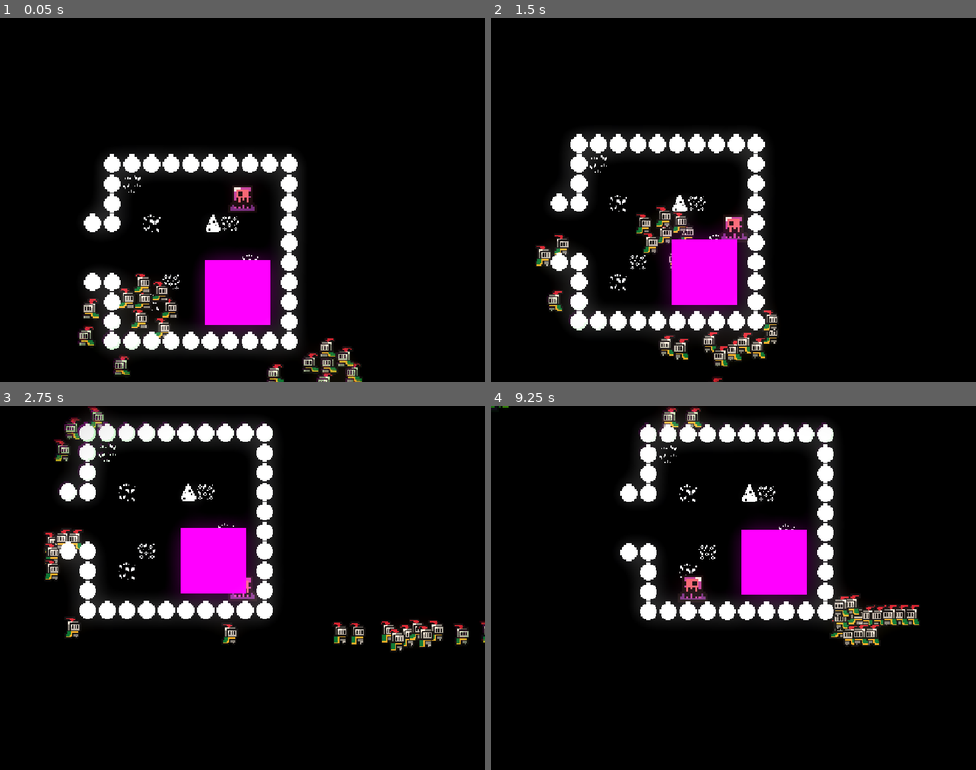
Above: before the commit, frames 1-4 (two rows, left to right).
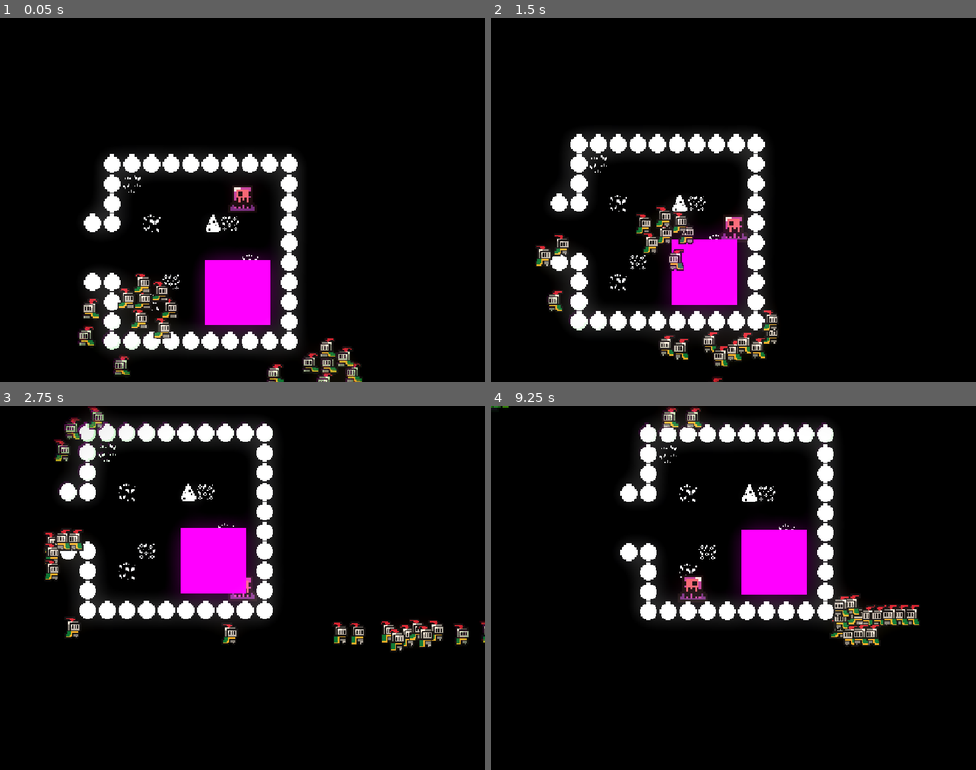
Above: after the commit, the same moments.

Repository: Octaniko/EnemyOfNone
Game: Godot game, scene res://scenes/world.tscn
The game is run twice, just before and just after one commit, with the same random seed, the same clock (stepped at 60 frames per second) and the same inputs.
Inputs:
- Up to frame 1 (0.05 s): no input
- Up to frame 2 (1.5 s): hold D (right) 0.53-1.28 s; hold E (dismiss) 0.53-1.28 s; hold S (down) from 1.28 s (still down); tap Shift (recall) at 1.35 s
- Up to frame 3 (2.75 s): release S (down) at 2.03 s; hold D (right) from 2.03 s (still down); hold Space (rush) from 2.03 s (still down)
- Up to frame 4 (9.25 s): release D (right) at 2.78 s; release Space (rush) at 2.78 s; hold W (up) 2.78-3.53 s; tap one key every 1.5 s from 2.85 s: E (dismiss) Space (rush) Shift (recall) E (dismiss) Space (rush); hold Shift (recall) 3.53-4.28 s; hold A (left) 3.53-5.03 s; hold S (down) 5.03-5.78 s; hold E (dismiss) 5.03-5.78 s; hold D (right) 5.78-6.53 s; hold W (up) 6.53-7.28 s; hold Space (rush) 6.53-7.28 s; hold D (right) 7.28-8.03 s; hold S (down) 8.03-8.78 s; hold Shift (recall) 8.03-8.78 s; hold A (left) from 8.78 s (still down)

The runs differ from the first frame. In frame 1, less than 0.1% of the frame differs, in the area x 24-36%, y 78-89%; in frame 2, 0.2%, in the area x 13-57%, y 60-85%; in frame 3, 0.1%; in frame 4, less than 0.1%.

Commit message:
style: Minor file changes

Diff:
--- a/project.godot
+++ b/project.godot
@@ -29,8 +29,7 @@
 "res://addons/": "red",
 "res://assets/": "pink",
 "res://scenes/": "purple",
-"res://scripts/": "yellow",
-"res://state_machine/": "green"
+"res://scripts/": "yellow"
 }
 
 [global_group]
--- a/scenes/entities/enemy/enemy.tscn
+++ b/scenes/entities/enemy/enemy.tscn
@@ -3,7 +3,7 @@
 [ext_resource type="Script" uid="uid://cs05woliwjw83" path="res://scenes/entities/enemy/enemy.gd" id="1_dt443"]
 [ext_resource type="Texture2D" uid="uid://ddu0b40pk08ac" path="res://scenes/entities/enemy/slime_green.png" id="1_ksmh7"]
 [ext_resource type="Script" uid="uid://bcneufwksqfqs" path="res://scenes/entities/enemy/states/enemy_idle.gd" id="2_3fvr7"]
-[ext_resource type="Script" uid="uid://d0lr6g68pv7ak" path="res://state_machine/state_machine.gd" id="3_3fvr7"]
+[ext_resource type="Script" uid="uid://d0lr6g68pv7ak" path="res://scripts/state_machine/state_machine.gd" id="3_3fvr7"]
 [ext_resource type="Script" uid="uid://cbq6v6vodyt1i" path="res://scenes/entities/enemy/states/enemy_follow.gd" id="5_4wwj3"]
 
 [sub_resource type="AtlasTexture" id="AtlasTexture_4wwj3"]
--- a/scenes/entities/player/player.tscn
+++ b/scenes/entities/player/player.tscn
@@ -1,6 +1,6 @@
 [gd_scene load_steps=11 format=3 uid="uid://cl1oh7qlfhj1m"]
 
-[ext_resource type="Script" uid="uid://cst5khkg0a01v" path="res://scripts/player.gd" id="1_3vyb7"]
+[ext_resource type="Script" uid="uid://cst5khkg0a01v" path="res://scenes/entities/player/player.gd" id="1_3vyb7"]
 [ext_resource type="Texture2D" uid="uid://be4jpd7cevwmk" path="res://scenes/entities/player/slime_purple.png" id="2_abrql"]
 
 [sub_resource type="AtlasTexture" id="AtlasTexture_sglur"]
--- a/scenes/world.tscn
+++ b/scenes/world.tscn
@@ -7,6 +7,7 @@
 [ext_resource type="PackedScene" uid="uid://cn0df6p1m8or6" path="res://scenes/entities/unit/unit.tscn" id="3_4wyf3"]
 [ext_resource type="PackedScene" uid="uid://cl1oh7qlfhj1m" path="res://scenes/entities/player/player.tscn" id="3_k0juu"]
 [ext_resource type="PackedScene" uid="uid://kfgm162v1xgt" path="res://scenes/entities/enemy/enemy.tscn" id="6_qfnet"]
+[ext_resource type="Script" uid="uid://b71wx1uy37pyh" path="res://scenes/entities/unit/unit_manager.gd" id="6_w7kh3"]
 [ext_resource type="PackedScene" uid="uid://d0uns3g334aex" path="res://scenes/objects/carryable.tscn" id="8_4mrxx"]
 [ext_resource type="PackedScene" uid="uid://bnhyx32kowh77" path="res://scenes/objects/base.tscn" id="9_7r4gi"]
 
@@ -1191,66 +1192,67 @@
 zoom = Vector2(2.92, 2.92)
 position_smoothing_enabled = true
 
-[node name="UnitContainer" type="Node2D" parent="."]
-
-[node name="Unit" parent="UnitContainer" instance=ExtResource("3_4wyf3")]
+[node name="UnitManager" type="Node" parent="."]
+script = ExtResource("6_w7kh3")
+
+[node name="Unit" parent="UnitManager" instance=ExtResource("3_4wyf3")]
 position = Vector2(-10, 75)
 
-[node name="Unit2" parent="UnitContainer" instance=ExtResource("3_4wyf3")]
+[node name="Unit2" parent="UnitManager" instance=ExtResource("3_4wyf3")]
 position = Vector2(-30, 67)
 
-[node name="Unit3" parent="UnitContainer" instance=ExtResource("3_4wyf3")]
+[node name="Unit3" parent="UnitManager" instance=ExtResource("3_4wyf3")]
 position = Vector2(-17, 62)
 
-[node name="Unit4" parent="UnitContainer" instance=ExtResource("3_4wyf3")]
+[node name="Unit4" parent="UnitManager" instance=ExtResource("3_4wyf3")]
 position = Vector2(-31, 55)
 
-[node name="Unit5" parent="UnitContainer" instance=ExtResource("3_4wyf3")]
+[node name="Unit5" parent="UnitManager" instance=ExtResource("3_4wyf3")]
 position = Vector2(-45, 67)
 
-[node name="Unit6" parent="UnitContainer" instance=ExtResource("3_4wyf3")]
+[node name="Unit6" parent="UnitManager" instance=ExtResource("3_4wyf3")]
 position = Vector2(-33, 83)
 
-[node name="Unit7" parent="UnitContainer" instance=ExtResource("3_4wyf3")]
+[node name="Unit7" parent="UnitManager" instance=ExtResource("3_4wyf3")]
 position = Vector2(-15, 91)
 
-[node name="Unit8" parent="UnitContainer" instance=ExtResource("3_4wyf3")]
+[node name="Unit8" parent="UnitManager" instance=ExtResource("3_4wyf3")]
 position = Vector2(-73, 76)
 
-[node name="Unit9" parent="UnitContainer" instance=ExtResource("3_4wyf3")]
+[node name="Unit9" parent="UnitManager" instance=ExtResource("3_4wyf3")]
 position = Vector2(-77, 98)
 
-[node name="Unit10" parent="UnitContainer" instance=ExtResource("3_4wyf3")]
+[node name="Unit10" parent="UnitManager" instance=ExtResource("3_4wyf3")]
 position = Vector2(-47, 121)
 
-[node name="Unit11" parent="UnitContainer" instance=ExtResource("3_4wyf3")]
+[node name="Unit11" parent="UnitManager" instance=ExtResource("3_4wyf3")]
 position = Vector2(140, 127)
 
-[node name="Unit12" parent="UnitContainer" instance=ExtResource("3_4wyf3")]
+[node name="Unit12" parent="UnitManager" instance=ExtResource("3_4wyf3")]
 position = Vector2(120, 119)
 
-[node name="Unit13" parent="UnitContainer" instance=ExtResource("3_4wyf3")]
+[node name="Unit13" parent="UnitManager" instance=ExtResource("3_4wyf3")]
 position = Vector2(133, 114)
 
-[node name="Unit14" parent="UnitContainer" instance=ExtResource("3_4wyf3")]
+[node name="Unit14" parent="UnitManager" instance=ExtResource("3_4wyf3")]
 position = Vector2(119, 107)
 
-[node name="Unit15" parent="UnitContainer" instance=ExtResource("3_4wyf3")]
+[node name="Unit15" parent="UnitManager" instance=ExtResource("3_4wyf3")]
 position = Vector2(105, 119)
 
-[node name="Unit16" parent="UnitContainer" instance=ExtResource("3_4wyf3")]
+[node name="Unit16" parent="UnitManager" instance=ExtResource("3_4wyf3")]
 position = Vector2(117, 135)
 
-[node name="Unit17" parent="UnitContainer" instance=ExtResource("3_4wyf3")]
+[node name="Unit17" parent="UnitManager" instance=ExtResource("3_4wyf3")]
 position = Vector2(135, 143)
 
-[node name="Unit18" parent="UnitContainer" instance=ExtResource("3_4wyf3")]
+[node name="Unit18" parent="UnitManager" instance=ExtResource("3_4wyf3")]
 position = Vector2(77, 128)
 
-[node name="Unit19" parent="UnitContainer" instance=ExtResource("3_4wyf3")]
+[node name="Unit19" parent="UnitManager" instance=ExtResource("3_4wyf3")]
 position = Vector2(73, 150)
 
-[node name="Unit20" parent="UnitContainer" instance=ExtResource("3_4wyf3")]
+[node name="Unit20" parent="UnitManager" instance=ExtResource("3_4wyf3")]
 position = Vector2(103, 173)
 
 [node name="Walls" type="TileMapLayer" parent="."]
Not shown: 1 places in scenes/world.tscn that only renumber resources
